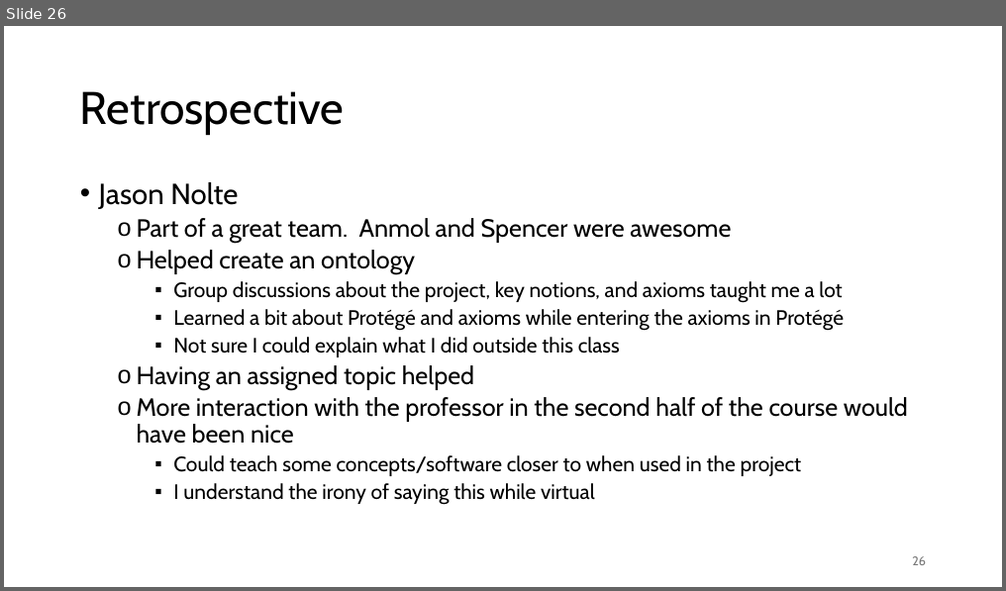
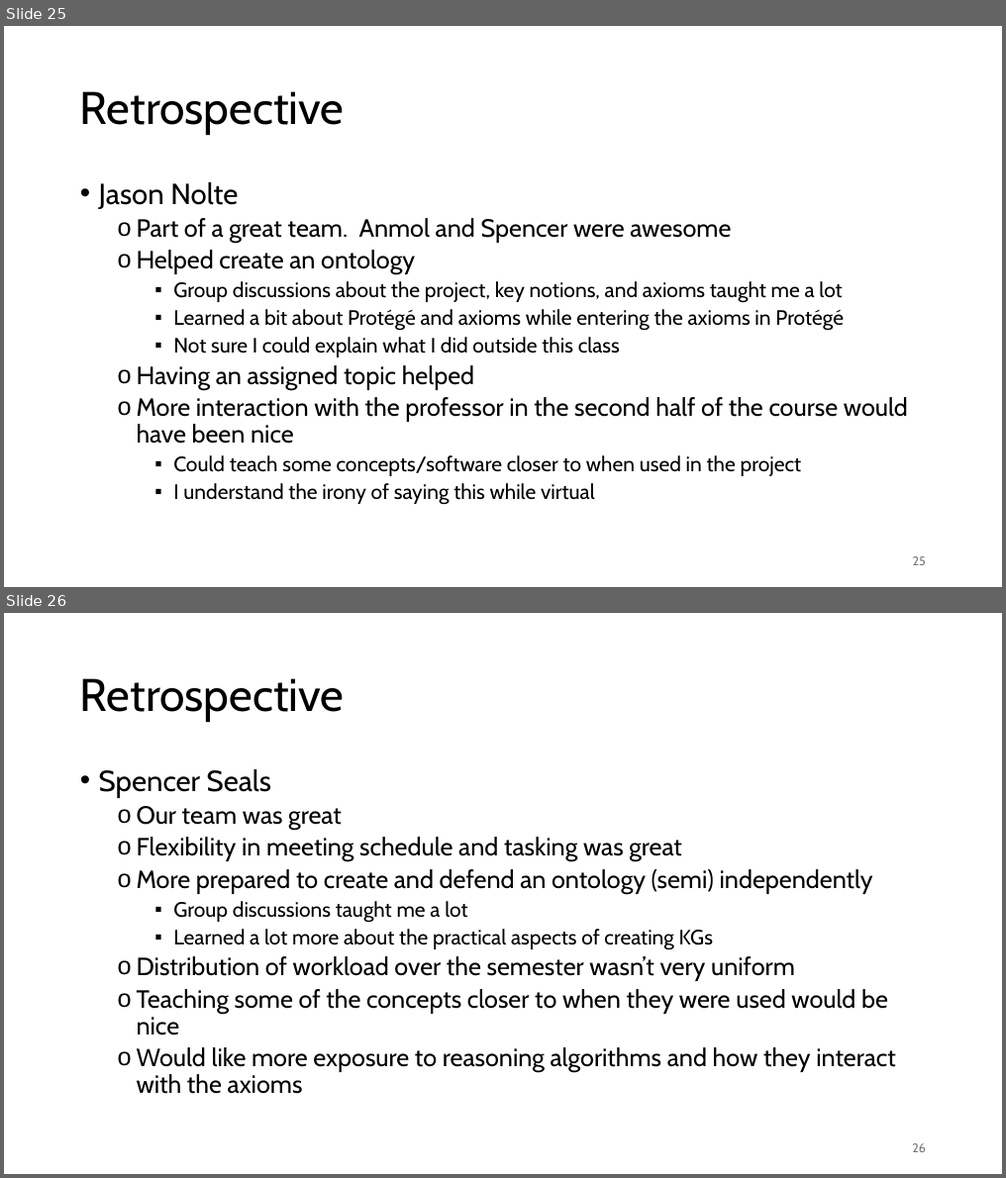
Before and after one commit to jasonolte/cs7810-123, a slide deck: deliverables/cs7810_medical_kg_presentation.pptx. Shown one above the other, each under a label of ours: slide 26 before the commit, slides 25 and 26 after it. The pictures are 1006x591 and 1006x1178 pixels, drawn with LibreOffice and Linux fonts; fonts in the diff are those of the drawing; background and template pictures are left out. Boxes give left, top, right and bottom in pixels: in the first picture for what was removed or moved away, otherwise in the second. Text is boxed around its words. In the diff, an @@ line names an element or a change of style, - is before the commit and + after.

```diff
--- a/deliverables/cs7810_medical_kg_presentation.pptx
+++ b/deliverables/cs7810_medical_kg_presentation.pptx
@@ slide 26 added at bbox=[4, 613, 1002, 1174], background picture (left out) @@
@@ title added at bbox=[80, 678, 345, 722], 44 pt, text #000000 @@
+Retrospective
@@ text added at bbox=[99, 769, 895, 1094], 24 pt, text #000000 @@
+• Spencer Seals
+  o Our team was great
+  o Flexibility in meeting schedule and tasking was great
+  o More prepared to create and defend an ontology (semi) independently
+    ▪ Group discussions taught me a lot
+    ▪ Learned a lot more about the practical aspects of creating KGs
+  o Distribution of workload over the semester wasn’t very uniform
+  o Teaching some of the concepts closer to when they were used would be nice
+  o Would like more exposure to reasoning algorithms and how they interact with the axioms
@@ page number added at bbox=[912, 1144, 926, 1153], 12 pt, text #797979 @@
+26
@@ what was slide 26 is now slide 25 @@
@@ page number at bbox=[913, 557, 926, 566]: text changed @@
-26
+25
```
Also in this commit, not shown: 4 slides changed, 1 other file.
